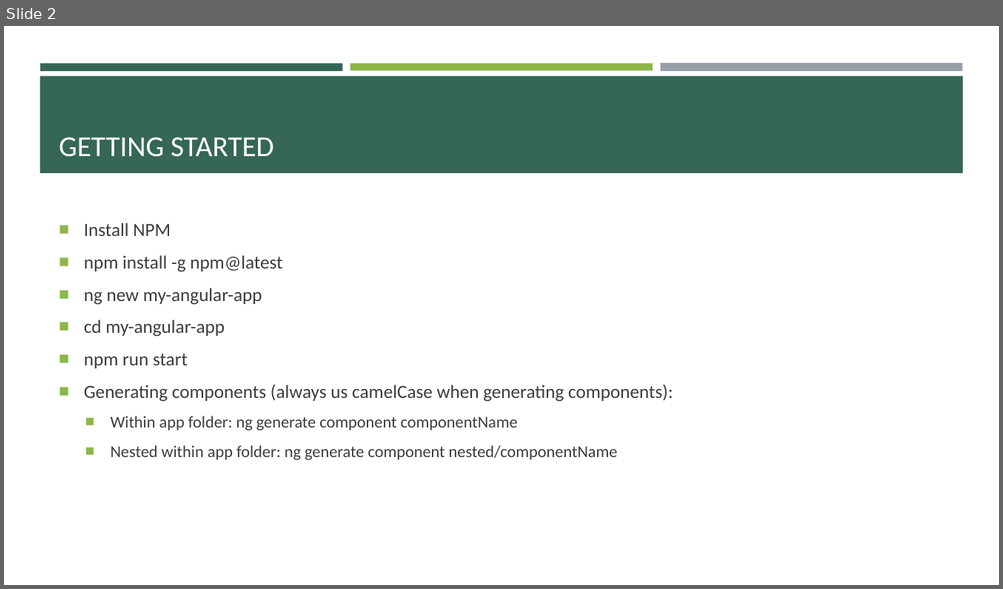
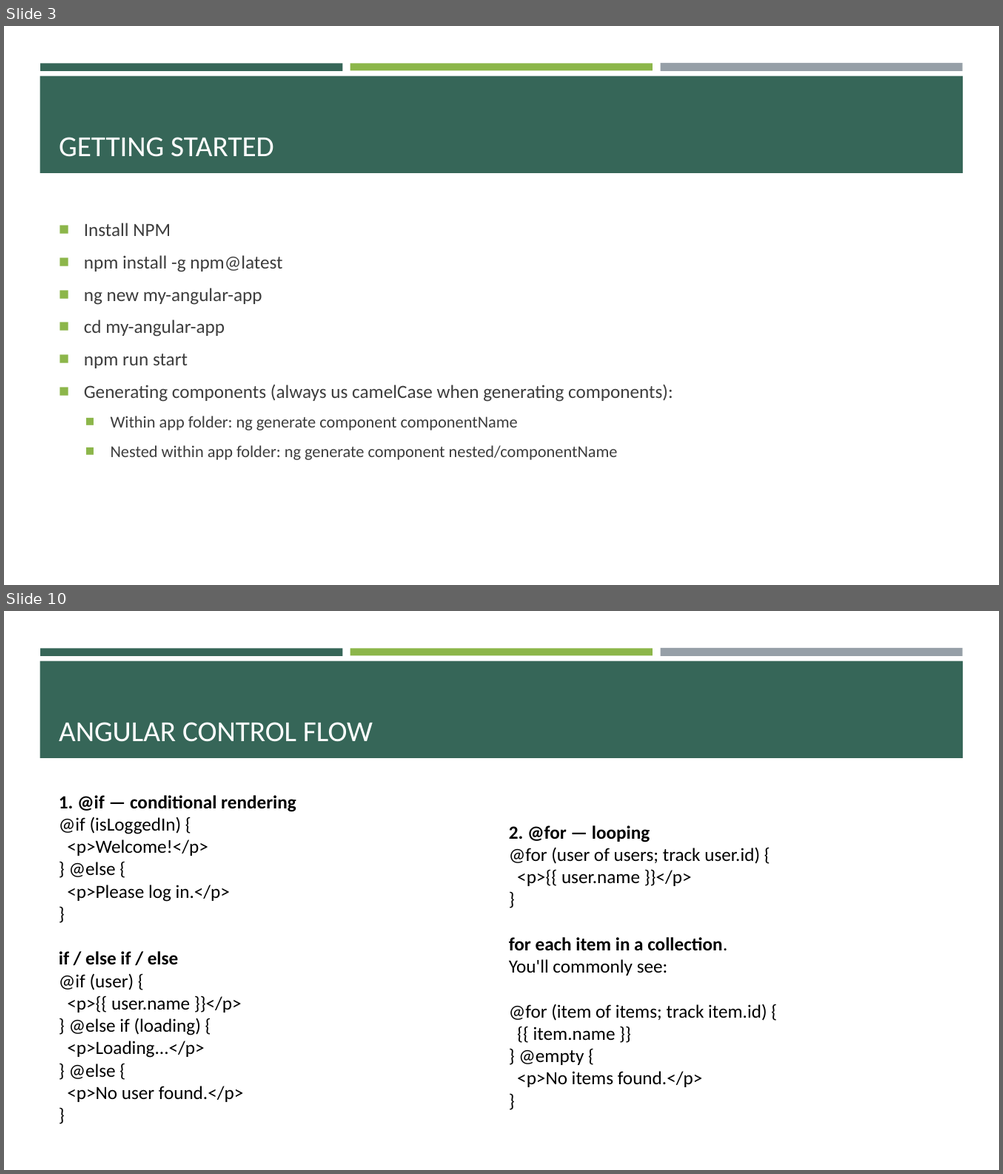
Before and after one commit to e-m-wilson/java-fs, a slide deck: Week_7/Angular.pptx. Shown one above the other, each under a label of ours: slide 2 before the commit, slides 3 and 10 after it; the slides between them are not shown. The pictures are 1003x589 and 1003x1174 pixels, drawn with LibreOffice and Linux fonts; fonts in the diff are those of the drawing. Boxes give left, top, right and bottom in pixels: in the first picture for what was removed or moved away, otherwise in the second. Text is boxed around its words. In the diff, an @@ line names an element or a change of style, - is before the commit and + after.

```diff
--- a/Week_7/Angular.pptx
+++ b/Week_7/Angular.pptx
@@ slide 10 added at bbox=[4, 611, 999, 1170], background #FFFFFF; not listed: 4 template elements that a slide beside it also shows @@
@@ title added at bbox=[59, 722, 373, 742], 28 pt, text #FFFFFF @@
+ANGULAR CONTROL FLOW
@@ text added at bbox=[59, 795, 296, 1102], 18 pt, text #000000 @@
+1. @if — conditional rendering
+@if (isLoggedIn) {
+<p>Welcome!</p>
+} @else {
+<p>Please log in.</p>
+}
+if / else if / else
+@if (user) {
+<p>{{ user.name }}</p>
+} @else if (loading) {
+<p>Loading...</p>
+} @else {
+<p>No user found.</p>
+}
@@ text added at bbox=[509, 826, 767, 1088], 18 pt, text #000000 @@
+2. @for — looping
+@for (user of users; track user.id) {
+<p>{{ user.name }}</p>
+}
+for each item in a collection.
+You'll commonly see:
+@for (item of items; track item.id) {
+{{ item.name }}
+} @empty {
+<p>No items found.</p>
+}
@@ what was slide 2 is now slide 3 @@
```
Also in this commit, not shown: 9 other slides added, 2 slides removed, 4 other files.
